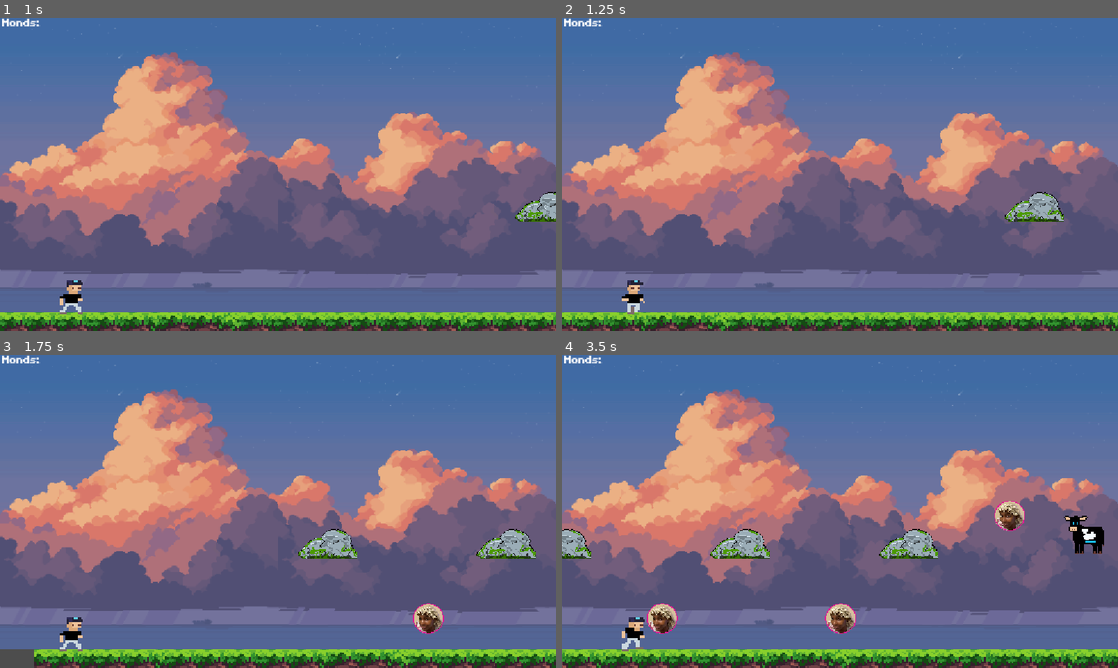
Above: before the commit, frames 1-4 (two rows, left to right).
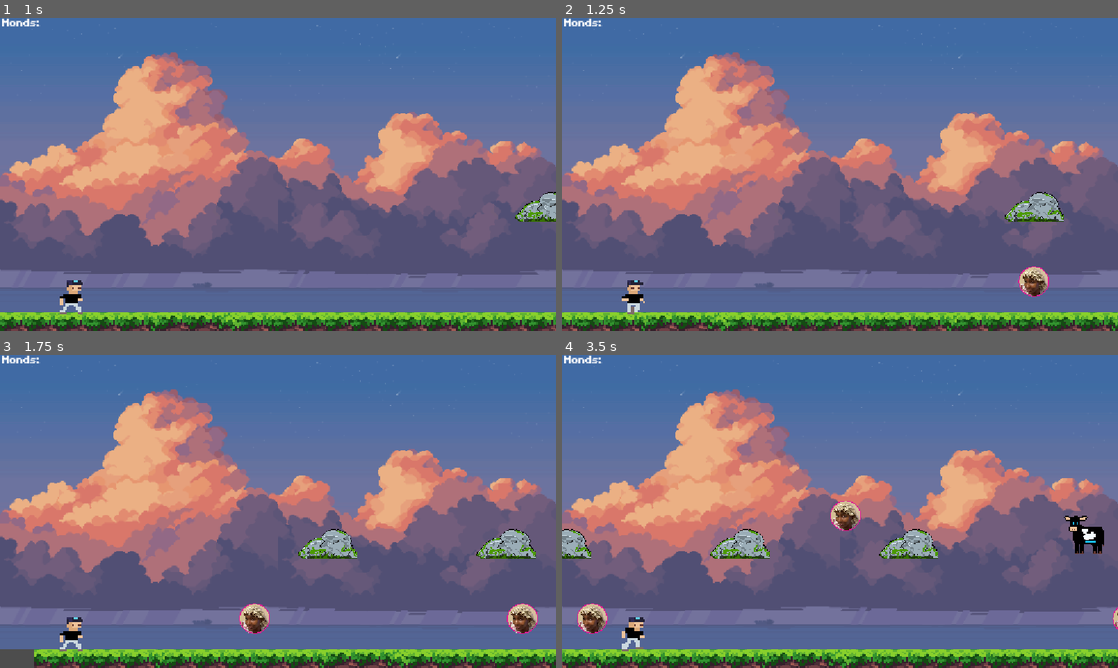
Above: after the commit, the same moments.

Repository: KKhujo/Loverboi
Game: Godot game, scene res://scenes/main.tscn
Same seed, same stepped clock (60 frames per second), same inputs: the game is played once before the commit and once after it.
Inputs (mouse positions are in pixels of both pictures, inside the frame that each line leads up to):
- Up to frame 1 (1 s): tap Enter (ui_accept) at 0.5 s; move the mouse to (400, 158) at 0.52 s; click (400, 158) at 0.77 s
- Up to frame 2 (1.25 s): no input
- Up to frame 3 (1.75 s): move the mouse to (166, 527) at 1.27 s; click (166, 527) at 1.52 s
- Up to frame 4 (3.5 s): move the mouse to (895, 442) at 2.02 s; move the mouse to (812, 574) at 2.77 s; click (812, 574) at 3.02 s

Frame 1 is identical in both runs. In frame 2, 0.4% of the frame differs, in the area x 82-88%, y 79-90%; in frame 3, 1.3%; in frame 4, 2.2%, in the area x 2-100%, y 46-90%.

Commit message:
Monds scene update

Diff:
--- a/scripts/monds.gd
+++ b/scripts/monds.gd
@@ -1,5 +1,9 @@
 extends Area2D
 
+func _process(x):
+	position.x -=get_parent().speed /2
 
-func _on_area_entered(area):
+func _on_area_entered(area: Area2D) -> void:
+	if area.name == "loverboy":
+		$main.score += 1
 		queue_free()
